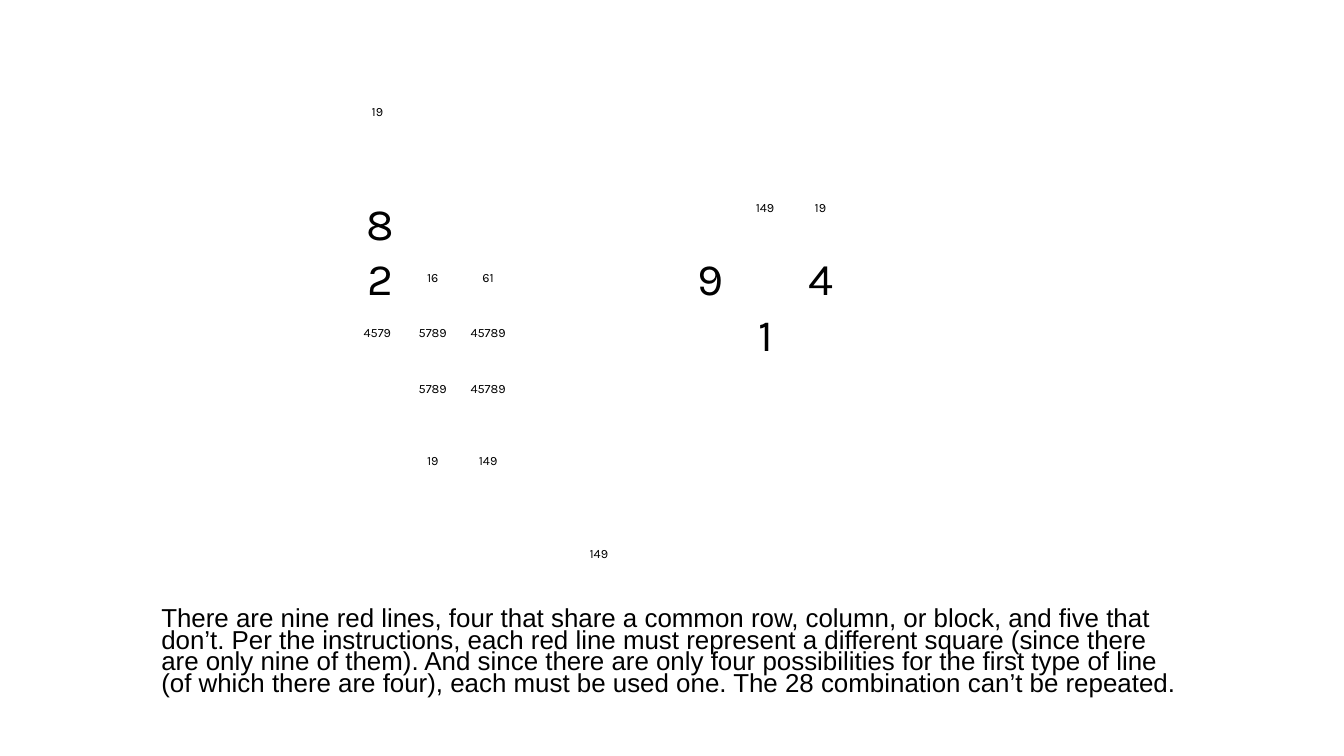
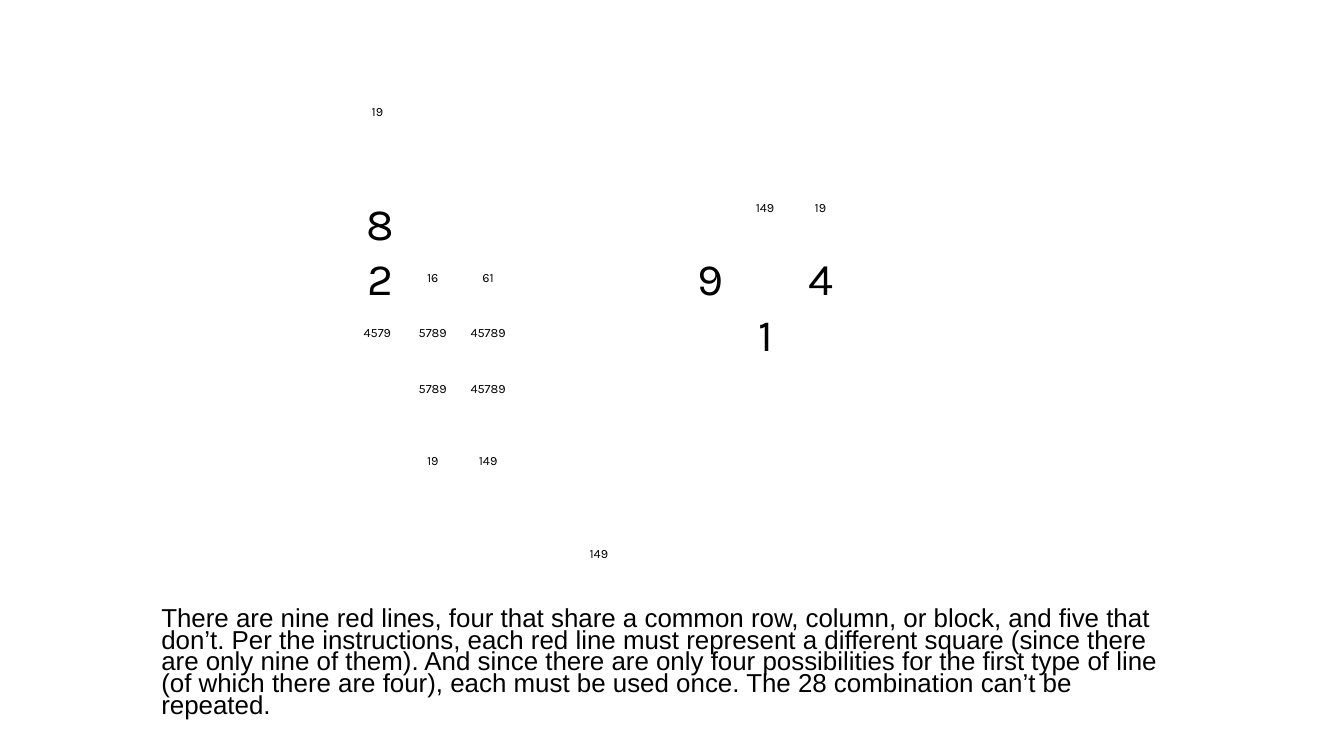
Before and after one commit to jhardis/WSJ_Number_Puzzles, a slide deck: slide 9 of 20260822_2.pptx. Drawn at 1344x756 pixels with LibreOffice and Linux fonts; fonts in the diff are those of the drawing; background and template pictures are left out. Boxes give left, top, right and bottom in pixels: in the first picture for what was removed or moved away, otherwise in the second. Text is boxed around its words. In the diff, an @@ line names an element or a change of style, - is before the commit and + after.

```diff
--- a/20260822_2.pptx
+++ b/20260822_2.pptx
@@ text at box(161, 608, 1156, 720): text changed @@
-There are nine red lines, four that share a common row, column, or block, and five that don’t. Per the instructions, each red line must represent a different square (since there are only nine of them). And since there are only four possibilities for the first type of line (of which there are four), each must be used one. The 28 combination can’t be repeated.
+There are nine red lines, four that share a common row, column, or block, and five that don’t. Per the instructions, each red line must represent a different square (since there are only nine of them). And since there are only four possibilities for the first type of line (of which there are four), each must be used once. The 28 combination can’t be repeated.
```
Also in this commit, not shown: 5 other slides changed.
